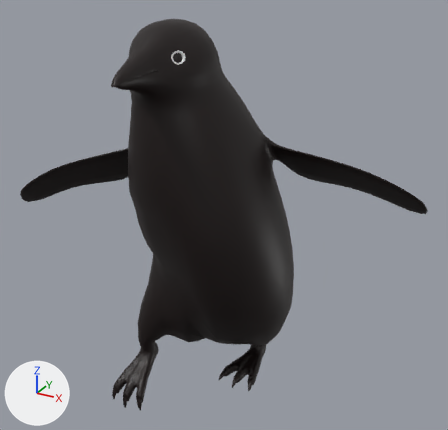
A saved change to the FBX model Assets/Prefabs/Penguin/Manchot.fbx.
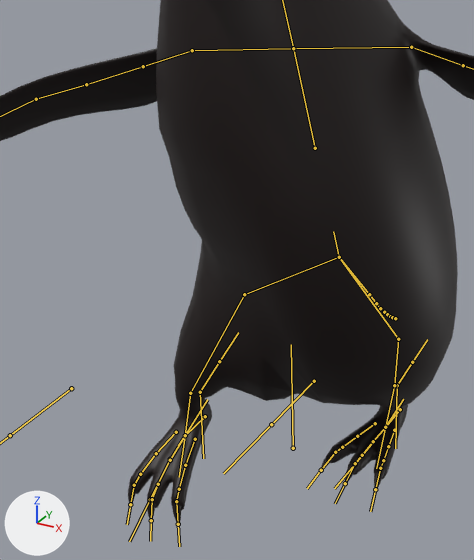
Each version appears first whole from a 50 mm lens placed at (0.546, -0.904, 0.809), pointed at (0.031, 0.033, 0.341), and next in a close-up on the part from 9% to 68% of the width and 28% to 100% of the height. Lighting does not change. The marker at lower left points along +X, +Y and +Z. Both versions are drawn at frame 16 of the action 'armature_manchot|walk_normal'; the numbers are the values there. The bones that bend it are drawn over the model as lines in the close-ups.

Names of what the first close-up shows: 'manchot'.
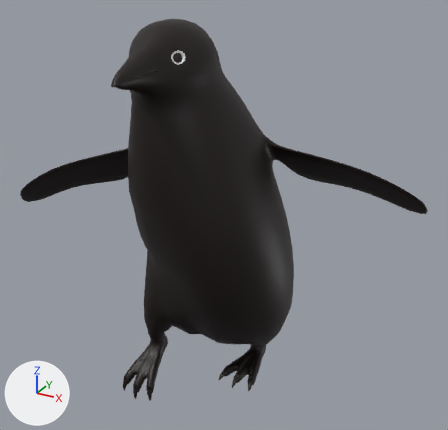
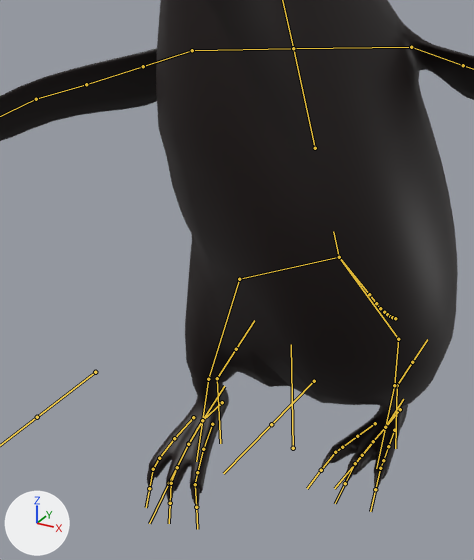
Pixel boxes [x1, y1, x2, y2] of what changed, in the close-ups (474 x 560 px):
```json
{"object": "manchot", "change": "posed", "before": [0, 0, 474, 525], "after": [0, 0, 474, 507]}
{"bone": "Femur.R", "before": "(339, 257) to (244, 294)", "after": "(339, 257) to (239, 279)"}
{"bone": "Tibia.R", "before": "(244, 294) to (190, 393)", "after": "(239, 279) to (208, 379)"}
{"bone": "Foot.R", "before": "(190, 393) to (185, 435)", "after": "(208, 379) to (202, 420)"}
```

Scene script edits in JSON lines:
```json
{"block": "bone_femur_r", "where": "bone_femur_r = bpy.data.objects['armature_manchot'].pose.bones['Femur.R']  # child of 'Spine.001'"}
{"op": "set", "path": "bone_femur_r.rotation_quaternion", "old": "(0.99, 0.129, 0.051, 0.001)", "new": "(0.98, 0.19, 0.027, -0.054)", "note": "degrees (15, 6, 1) -> degrees (22, 4, -6)"}
{"block": "bone_tibia_r", "where": "bone_tibia_r = bpy.data.objects['armature_manchot'].pose.bones['Tibia.R']  # child of 'Femur.R'"}
{"op": "set", "path": "bone_tibia_r.rotation_quaternion", "old": "(0.979, 0.126, 0.0, -0.162)", "new": "(1.0, 0.014, 0.0, -0.018)", "note": "degrees (14, 2, -18) -> degrees (2, 0, -2)"}
{"block": "bone_foot_r", "where": "bone_foot_r = bpy.data.objects['armature_manchot'].pose.bones['Foot.R']  # child of 'Tibia.R'"}
{"op": "set", "path": "bone_foot_r.rotation_quaternion", "old": "(0.884, -0.435, 0.113, 0.127)", "new": "(0.937, -0.333, 0.067, 0.083)", "note": "degrees (-51, 18, 8) -> degrees (-39, 10, 6)"}
```
